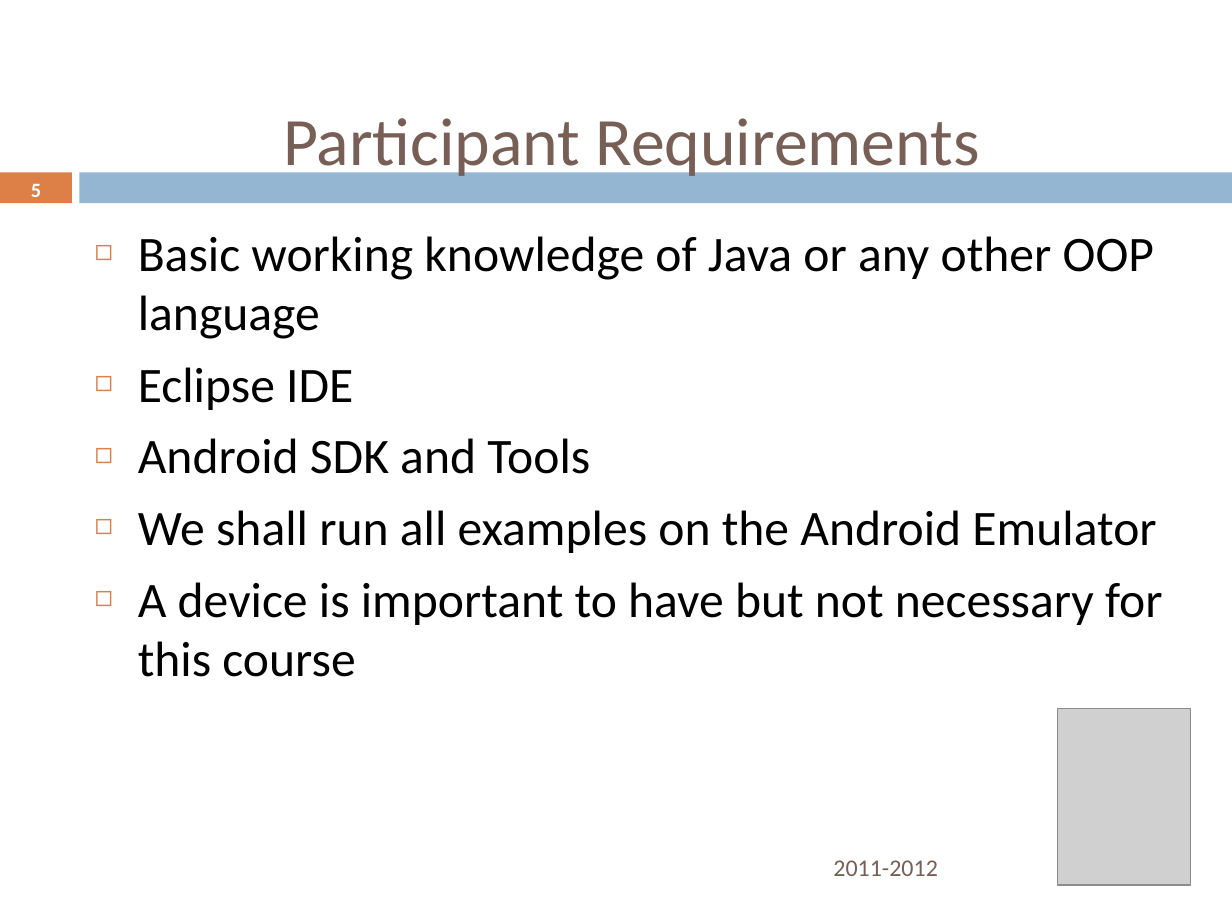
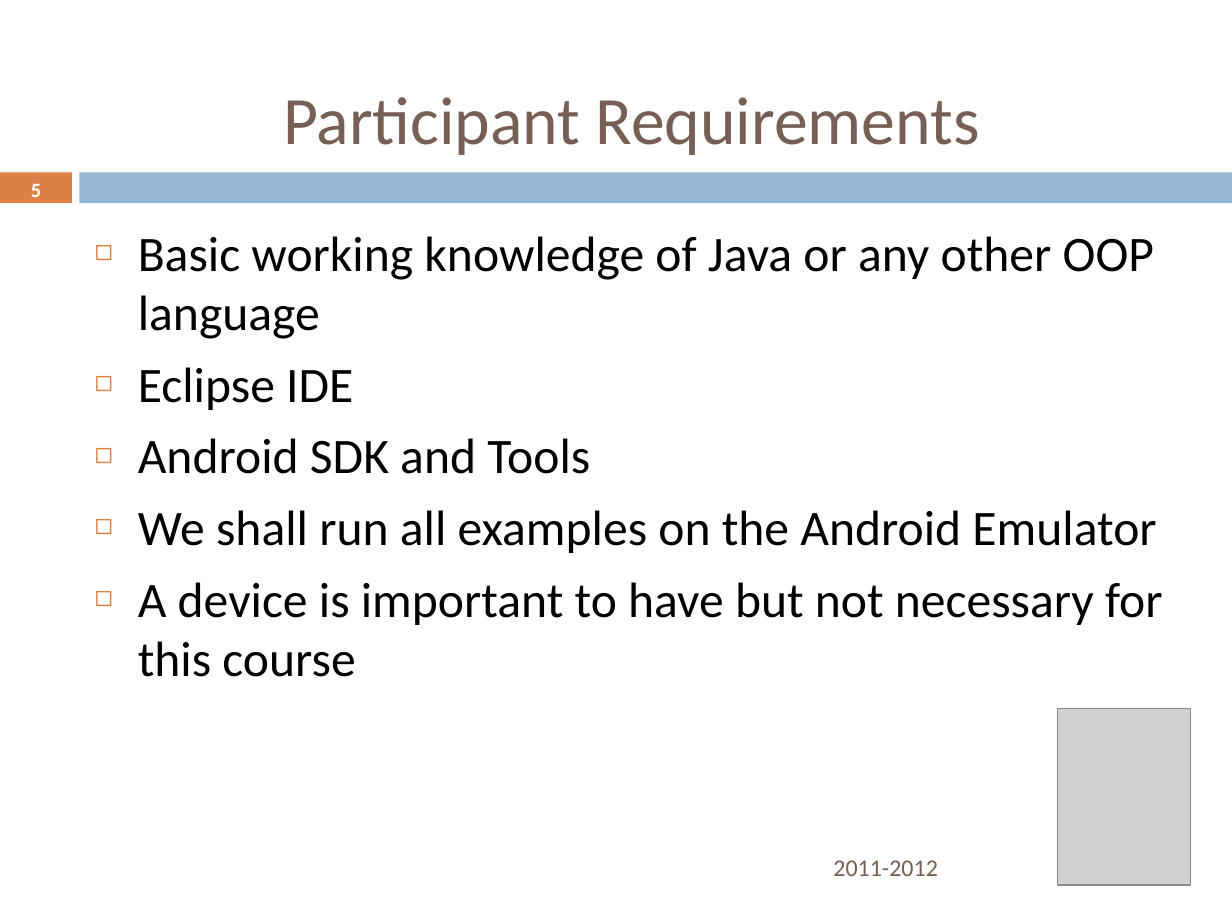
Before and after one commit to rominirani/Nitrodroid-2012-Android101-Workshop, a slide deck: slide 5 of presentation/AndroidDeveloper101Workshop-October6-Nitrodroid-2012-MindStormSoftware.pptx. Drawn at 1232x924 pixels with LibreOffice and Linux fonts; fonts in the diff are those of the drawing; grey boxes stand for pictures; background and template pictures are left out. Boxes give left, top, right and bottom in pixels: in the first picture for what was removed or moved away, otherwise in the second. Text is boxed around its words. In the diff, an @@ line names an element or a change of style, - is before the commit and + after.

```diff
--- a/presentation/AndroidDeveloper101Workshop-October6-Nitrodroid-2012-MindStormSoftware.pptx
+++ b/presentation/AndroidDeveloper101Workshop-October6-Nitrodroid-2012-MindStormSoftware.pptx
@@ title "Participant Requirements" rewrapped from (283, 118, 980, 182) to (283, 97, 980, 155) @@
```
Also in this commit, not shown: 5 other slides changed, 13 slides removed, 1 other file.
